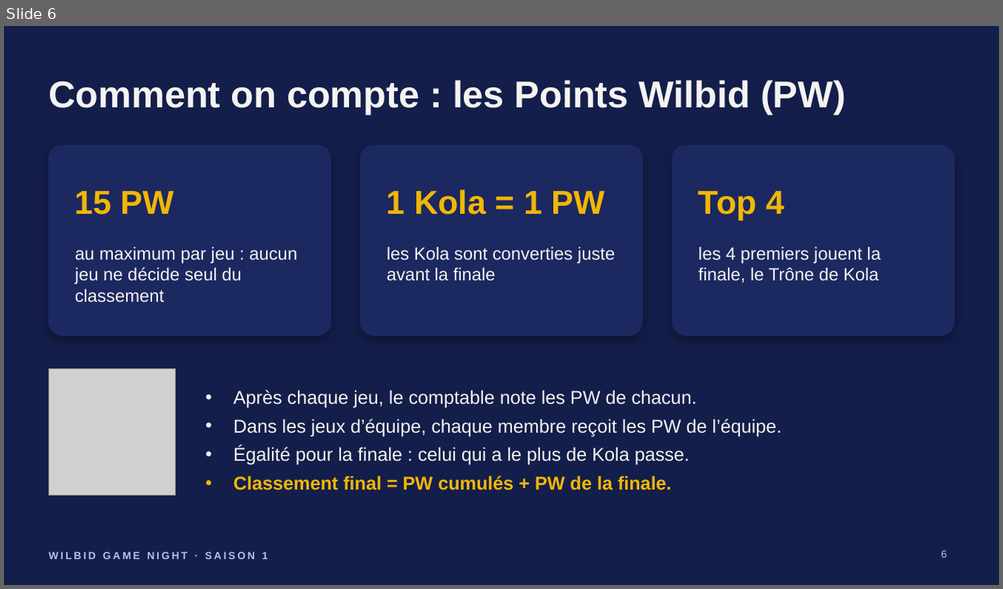
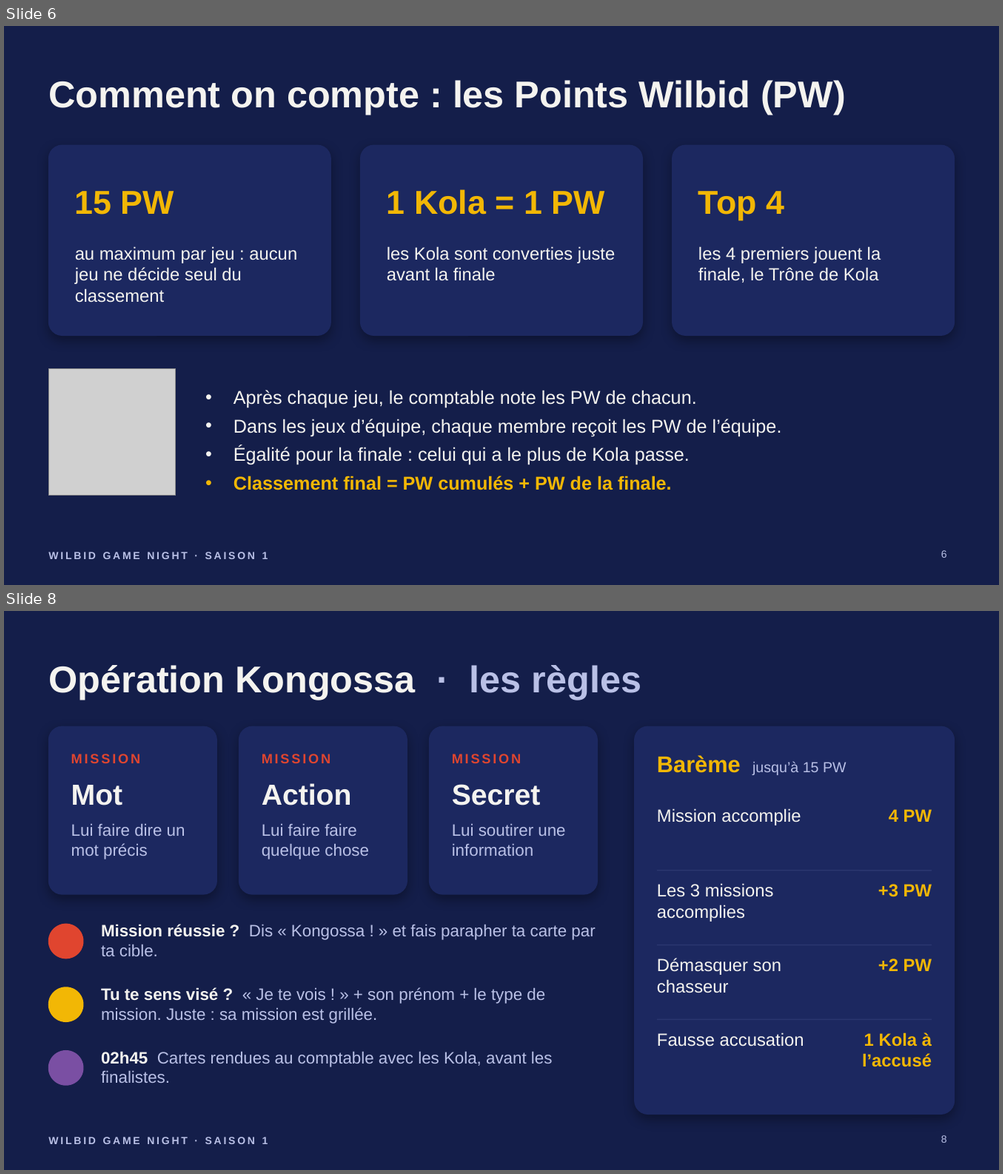
Before and after one commit to sedsgd/wilbid_game_night, a slide deck: documents/presentation-jour-j/Wilbid-presentation-jour-J.pptx. Shown one above the other, each under a label of ours: slide 6 before the commit, slides 6 and 8 after it; the slides between them are not shown. The pictures are 1003x589 and 1003x1174 pixels, drawn with LibreOffice and Linux fonts; fonts in the diff are those of the drawing; grey boxes stand for pictures. Boxes give left, top, right and bottom in pixels: in the first picture for what was removed or moved away, otherwise in the second. Text is boxed around its words. In the diff, an @@ line names an element or a change of style, - is before the commit and + after.

```diff
--- a/documents/presentation-jour-j/Wilbid-presentation-jour-J.pptx
+++ b/documents/presentation-jour-j/Wilbid-presentation-jour-J.pptx
@@ slide 8 added at (4, 611, 999, 1170), background #141E4A; not listed: 1 template element that a slide beside it also shows @@
@@ title added at (48, 665, 641, 700), 36 pt, text #F4F3EF, bold @@
+Opération Kongossa · les règles
@@ rounded rectangle added at (48, 726, 216, 894), fill #1C2860, outline #1C2860 1 pt @@
@@ rounded rectangle added at (239, 726, 407, 894), fill #1C2860, outline #1C2860 1 pt @@
@@ rounded rectangle added at (430, 726, 597, 894), fill #1C2860, outline #1C2860 1 pt @@
@@ rounded rectangle added at (634, 726, 954, 1115), fill #1C2860, outline #1C2860 1 pt @@
@@ text added at (71, 754, 141, 763), 13 pt, text #E0452F, bold @@
+MISSION
@@ text added at (262, 754, 331, 763), 13 pt, text #E0452F, bold @@
+MISSION
@@ text added at (452, 754, 521, 763), 13 pt, text #E0452F, bold @@
+MISSION
@@ text added at (657, 755, 846, 775), 14 pt, text #B9C0E6 @@
+Barème jusqu’à 15 PW
@@ text added at (71, 785, 123, 806), 28 pt, text #F4F3EF, bold @@
+Mot
@@ text added at (262, 783, 352, 806), 28 pt, text #F4F3EF, bold @@
+Action
@@ text added at (452, 784, 540, 806), 28 pt, text #F4F3EF, bold @@
+Secret
@@ text added at (657, 809, 800, 826), 17 pt, text #F4F3EF @@
+Mission accomplie
@@ text added at (888, 809, 931, 822), 17 pt, text #F2B705, bold @@
+4 PW
@@ text added at (71, 824, 185, 860), 16 pt, text #B9C0E6 @@
+Lui faire dire un mot précis
@@ text added at (262, 824, 369, 860), 16 pt, text #B9C0E6 @@
+Lui faire faire quelque chose
@@ text added at (452, 824, 565, 856), 16 pt, text #B9C0E6 @@
+Lui soutirer une information
@@ line added from (657, 871) to (931, 871), #2B3770 1 pt @@
@@ text added at (657, 883, 774, 922), 17 pt, text #F4F3EF @@
+Les 3 missions accomplies
@@ text added at (878, 884, 931, 897), 17 pt, text #F2B705, bold @@
++3 PW
@@ ellipse added at (48, 924, 83, 959), fill #E0452F, outline #E0452F 1 pt @@
@@ text added at (101, 924, 595, 957), 16 pt, text #B9C0E6 @@
+Mission réussie ? Dis « Kongossa ! » et fais parapher ta carte par ta cible.
@@ line added from (657, 945) to (931, 945), #2B3770 1 pt @@
@@ text added at (657, 958, 781, 994), 17 pt, text #F4F3EF @@
+Démasquer son chasseur
@@ text added at (878, 959, 931, 971), 17 pt, text #F2B705, bold @@
++2 PW
@@ ellipse added at (48, 988, 83, 1022), fill #F2B705, outline #F2B705 1 pt @@
@@ text added at (101, 988, 545, 1024), 16 pt, text #B9C0E6 @@
+Tu te sens visé ? « Je te vois ! » + son prénom + le type de mission. Juste : sa mission est grillée.
@@ line added from (657, 1020) to (931, 1020), #2B3770 1 pt @@
@@ ellipse added at (48, 1051, 83, 1085), fill #7A4FA3, outline #7A4FA3 1 pt @@
@@ text added at (101, 1051, 552, 1083), 16 pt, text #B9C0E6 @@
+02h45 Cartes rendues au comptable avec les Kola, avant les finalistes.
@@ text added at (657, 1033, 804, 1047), 17 pt, text #F4F3EF @@
+Fausse accusation
@@ text added at (862, 1033, 931, 1068), 17 pt, text #F2B705, bold @@
+1 Kola à l’accusé
@@ page number added at (941, 1136, 947, 1143), 10 pt, text #B9C0E6 @@
+8
```
Also in this commit, not shown: 2 slides changed, 3 other slides added, 3 slides removed, 2 other files.
